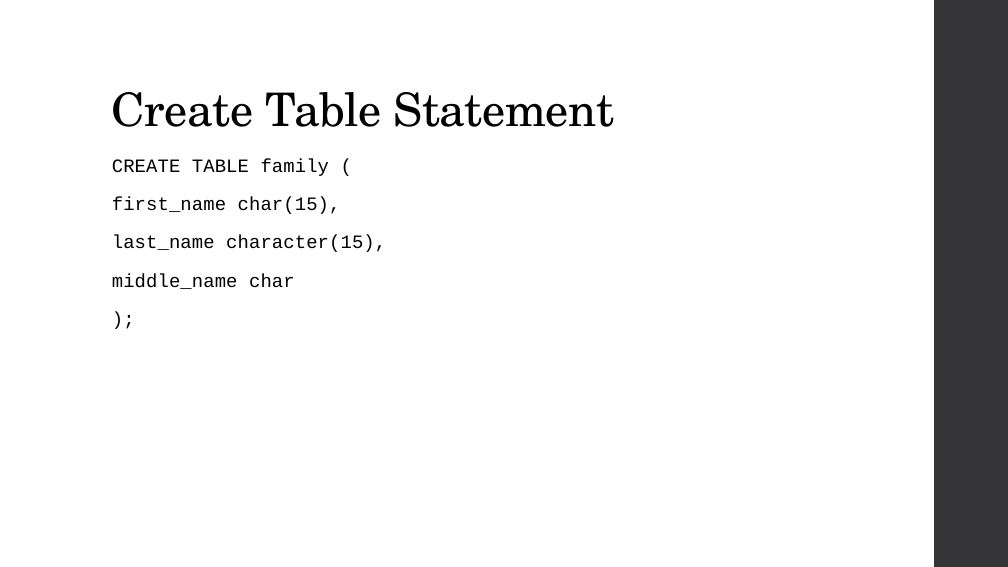
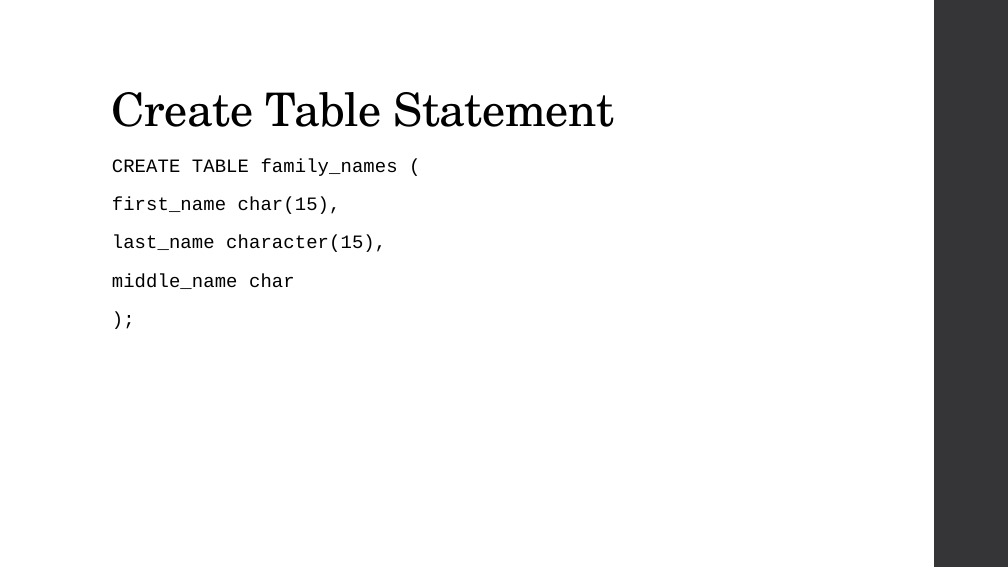
Before and after one commit to MGIS-UMN/GIS5577_week3, a slide deck: slide 9 of Database_Management.odp. Drawn at 1008x567 pixels with LibreOffice and Linux fonts; fonts in the diff are those of the drawing. Boxes give left, top, right and bottom in pixels: in the first picture for what was removed or moved away, otherwise in the second. Text is boxed around its words. In the diff, an @@ line names an element or a change of style, - is before the commit and + after.

Commit message:
Added additional slides for denomarlized tables

```diff
--- a/Database_Management.odp
+++ b/Database_Management.odp
@@ text at (112,158,398,176): text changed @@
-CREATE TABLE family (
+CREATE TABLE family_names (
```
Also in this commit, not shown: 2 other slides changed.
